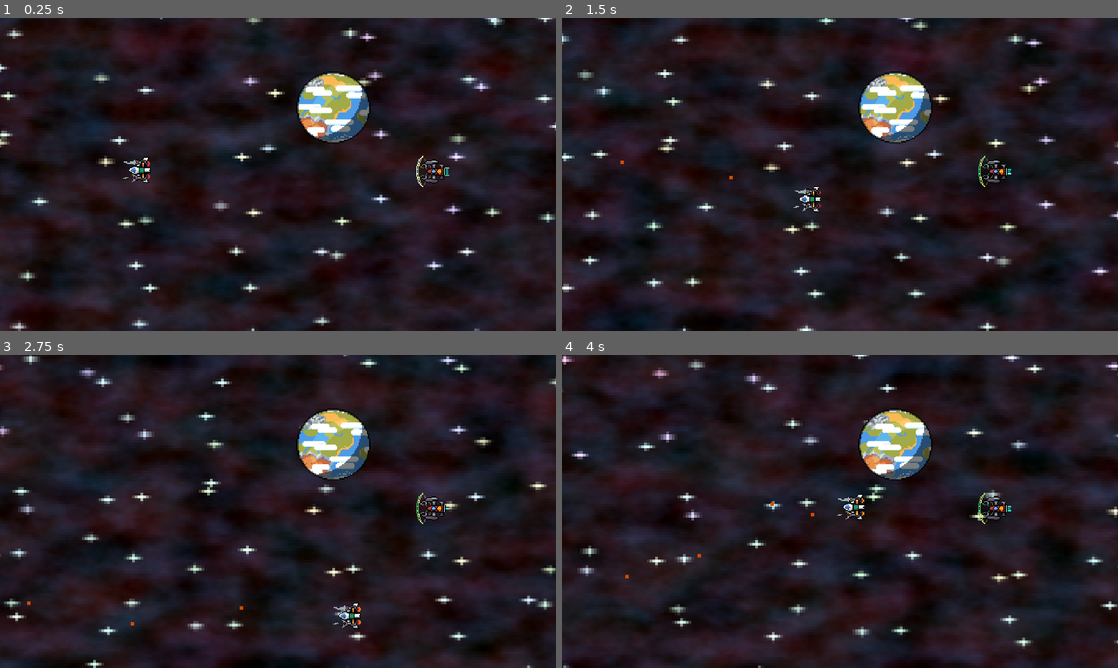
Above: before the commit, frames 1-4 (two rows, left to right).
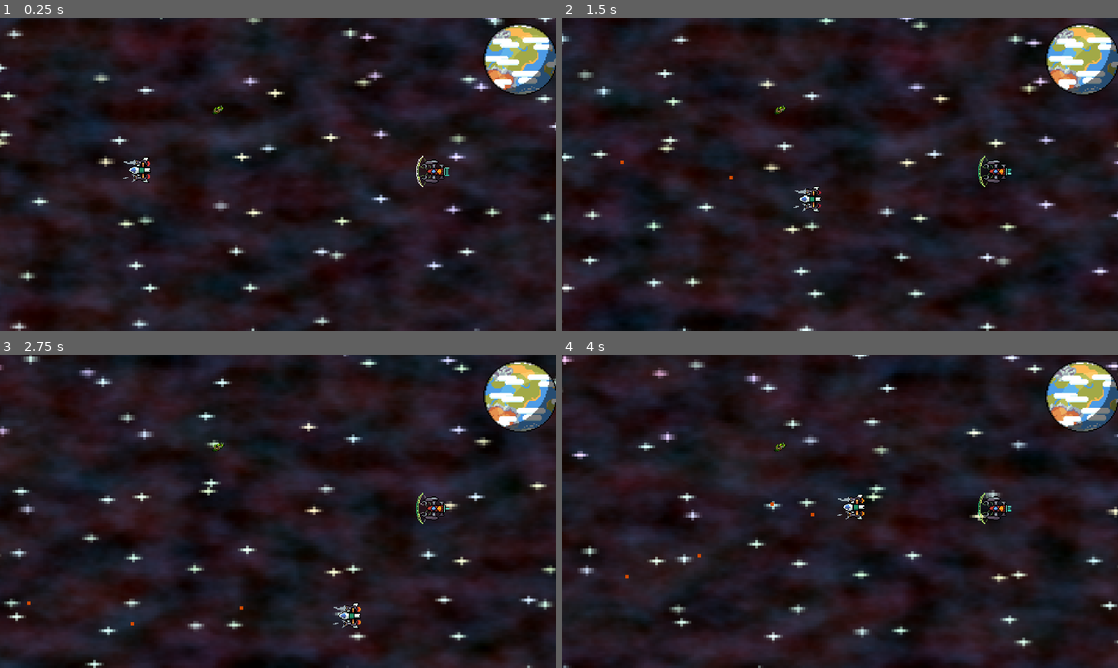
Above: after the commit, the same moments.

Repository: Yekt/SyntaxSoup
Game: Godot game, scene res://scenes/screens/game.tscn
Same seed, same stepped clock (60 frames per second), same inputs: the game is played once before the commit and once after it. The engine's default icon, where the game draws it, is replaced by a stand-in: a white triangle on a blue panel in a dark square.
Inputs:
- Up to frame 1 (0.25 s): no input
- Up to frame 2 (1.5 s): hold D (attacker_right) 0.53-1.28 s; hold S (attacker_down) from 1.28 s (still down)
- Up to frame 3 (2.75 s): release S (attacker_down) at 2.03 s; hold D (attacker_right) from 2.03 s (still down)
- Up to frame 4 (4 s): release D (attacker_right) at 2.78 s; hold W (attacker_up) 2.78-3.53 s; hold A (attacker_left) from 3.53 s (still down)

The runs differ from the first frame. In frame 1, 4.7% of the frame differs, in the area x 38-100%, y 1-40%; in frame 2, 4.7%; in frame 3, 4.7%; in frame 4, 4.7%.

Commit message:
add collectable resources

Diff:
--- /dev/null
+++ b/scenes/entities/resource.tscn
@@ -0,0 +1,20 @@
+[gd_scene load_steps=3 format=3 uid="uid://csmswurf7oith"]
+
+[ext_resource type="Script" path="res://scenes/scripts/resource.gd" id="1_t62ox"]
+
+[sub_resource type="CircleShape2D" id="CircleShape2D_mxhdw"]
+
+[node name="Resource" type="RigidBody2D"]
+collision_layer = 2
+collision_mask = 2
+mass = 0.01
+gravity_scale = 0.0
+script = ExtResource("1_t62ox")
+
+[node name="CollisionShape2D" type="CollisionShape2D" parent="."]
+scale = Vector2(3, 3)
+shape = SubResource("CircleShape2D_mxhdw")
+
+[node name="Sprite2D" type="Sprite2D" parent="."]
+texture_filter = 1
+scale = Vector2(3, 3)
--- a/scenes/entities/supporter.gd
+++ b/scenes/entities/supporter.gd
@@ -12,6 +12,14 @@
 	var direction = Input.get_vector("supporter_left", "supporter_right", "supporter_up", "supporter_down")
 	velocity = direction * MOVEMENT_SPEED
 	move_and_slide()
+	for i in get_slide_collision_count():
+		var other = get_slide_collision(i).get_collider()
+		if other.name == "Resource":
+			var r = other as RigidBody2D
+			r.queue_free()
+			r.set_collision_layer_value(2, false)
+			print("resource collected")
+
 	var screen_size = get_viewport_rect().size
 	position.x = clamp(position.x, 0, screen_size.x)
 	position.y = clamp(position.y, 0, screen_size.y)
--- a/scenes/entities/supporter.tscn
+++ b/scenes/entities/supporter.tscn
@@ -167,6 +167,8 @@
 [node name="Supporter" type="CharacterBody2D"]
 rotation = -1.5708
 scale = Vector2(3, 3)
+collision_layer = 3
+collision_mask = 3
 platform_floor_layers = 4294901760
 script = ExtResource("1_xc7d7")
 
--- a/scenes/screens/game.tscn
+++ b/scenes/screens/game.tscn
@@ -1,10 +1,11 @@
-[gd_scene load_steps=84 format=3 uid="uid://c8uv5b4yxfsys"]
+[gd_scene load_steps=85 format=3 uid="uid://c8uv5b4yxfsys"]
 
 [ext_resource type="Script" path="res://scenes/screens/game.gd" id="1_v10s8"]
 [ext_resource type="PackedScene" uid="uid://dispcdksyboha" path="res://scenes/entities/attacker.tscn" id="2_5qbvn"]
 [ext_resource type="PackedScene" uid="uid://bhhktlh1a1cui" path="res://scenes/entities/supporter.tscn" id="3_b0be5"]
 [ext_resource type="PackedScene" uid="uid://chhfogupnq103" path="res://scenes/entities/background.tscn" id="4_b3dwb"]
 [ext_resource type="Texture2D" uid="uid://dcqky2vqcsnr1" path="res://scenes/textures/Earth-Like planet - Without back glow.png" id="5_76sym"]
+[ext_resource type="PackedScene" uid="uid://csmswurf7oith" path="res://scenes/entities/resource.tscn" id="6_nwffi"]
 
 [sub_resource type="AtlasTexture" id="AtlasTexture_amgl6"]
 atlas = ExtResource("5_76sym")
@@ -568,7 +569,10 @@
 
 [node name="AnimatedSprite2D" type="AnimatedSprite2D" parent="."]
 texture_filter = 5
-position = Vector2(1151, 309)
+position = Vector2(1797, 143)
 scale = Vector2(4.129, 4)
 sprite_frames = SubResource("SpriteFrames_1v0qu")
 autoplay = "default"
+
+[node name="Resource" parent="." instance=ExtResource("6_nwffi")]
+position = Vector2(753, 318)
--- /dev/null
+++ b/scenes/scripts/resource.gd
@@ -0,0 +1,16 @@
+extends RigidBody2D
+
+var textures = [
+	preload("res://scenes/textures/Minerals/Icon8.png"),
+	preload("res://scenes/textures/Minerals/Icon14.png"),
+	preload("res://scenes/textures/Minerals/Icon23.png"),
+	preload("res://scenes/textures/Minerals/Icon31.png"),
+]
+
+# Called when the node enters the scene tree for the first time.
+func _ready():
+	$Sprite2D.texture = textures[randi() % textures.size()]
+
+# Called every frame. 'delta' is the elapsed time since the previous frame.
+func _process(delta):
+	pass
